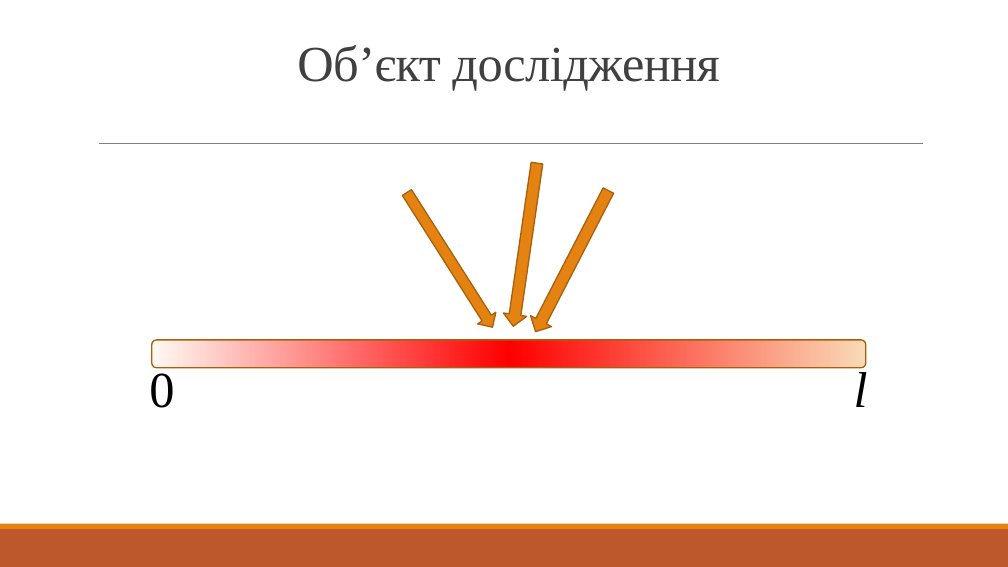
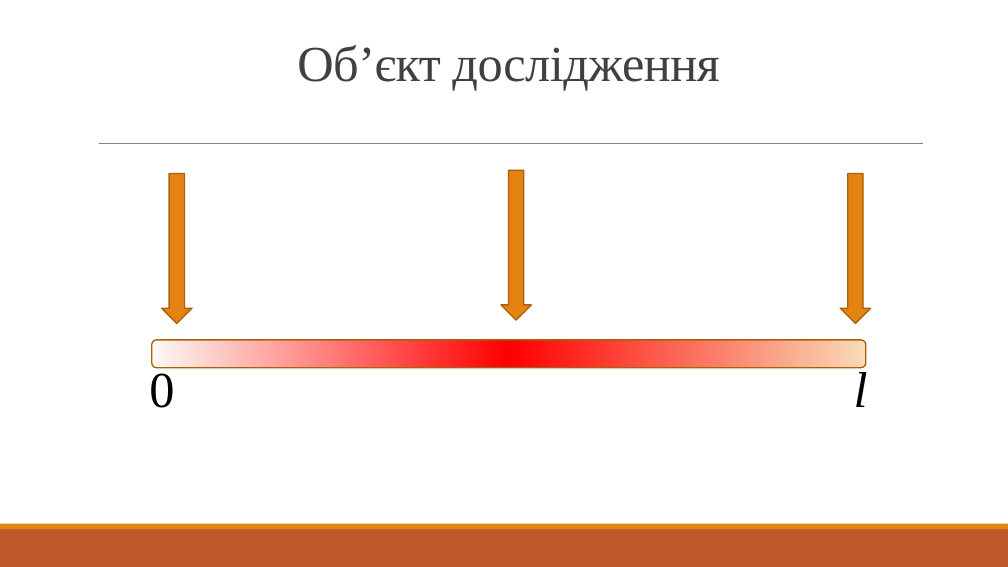
Before and after one commit to ZlayaHurma/DefusionEquation, a slide deck: slide 2 of Presentation.pptx. Drawn at 1008x567 pixels with LibreOffice and Linux fonts; fonts in the diff are those of the drawing. Boxes give left, top, right and bottom in pixels: in the first picture for what was removed or moved away, otherwise in the second. Text is boxed around its words. In the diff, an @@ line names an element or a change of style, - is before the commit and + after.

```diff
--- a/Presentation.pptx
+++ b/Presentation.pptx
@@ down arrow added at box(162, 174, 192, 324), fill #E48312, outline #A9610D 1.25 pt @@
@@ down arrow at box(501, 170, 532, 320): rotation 8 to 0 degrees @@
@@ down arrow added at box(840, 174, 870, 324), fill #E48312, outline #A9610D 1.25 pt @@
@@ down arrow removed at box(398, 187, 502, 333) @@
@@ down arrow removed at box(525, 185, 619, 337) @@
```
Also in this commit, not shown: 4 other slides changed, 1 other file.
